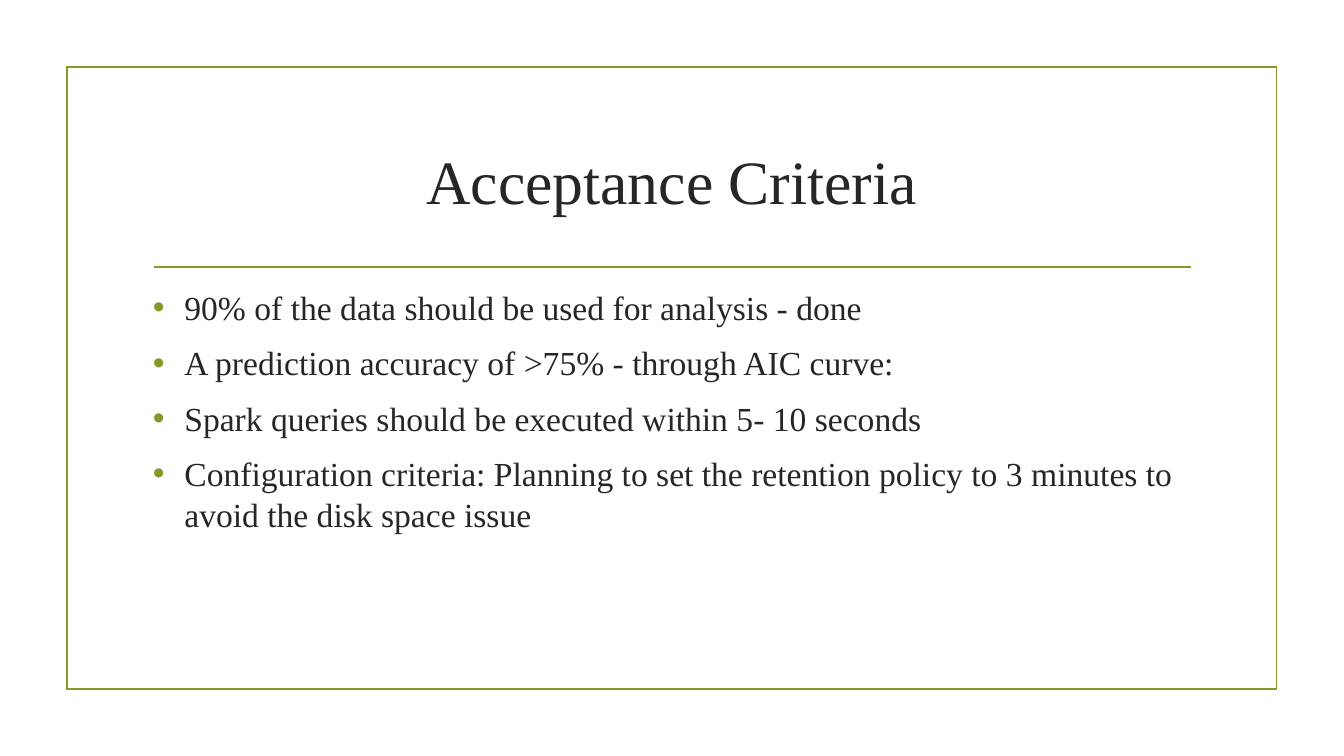
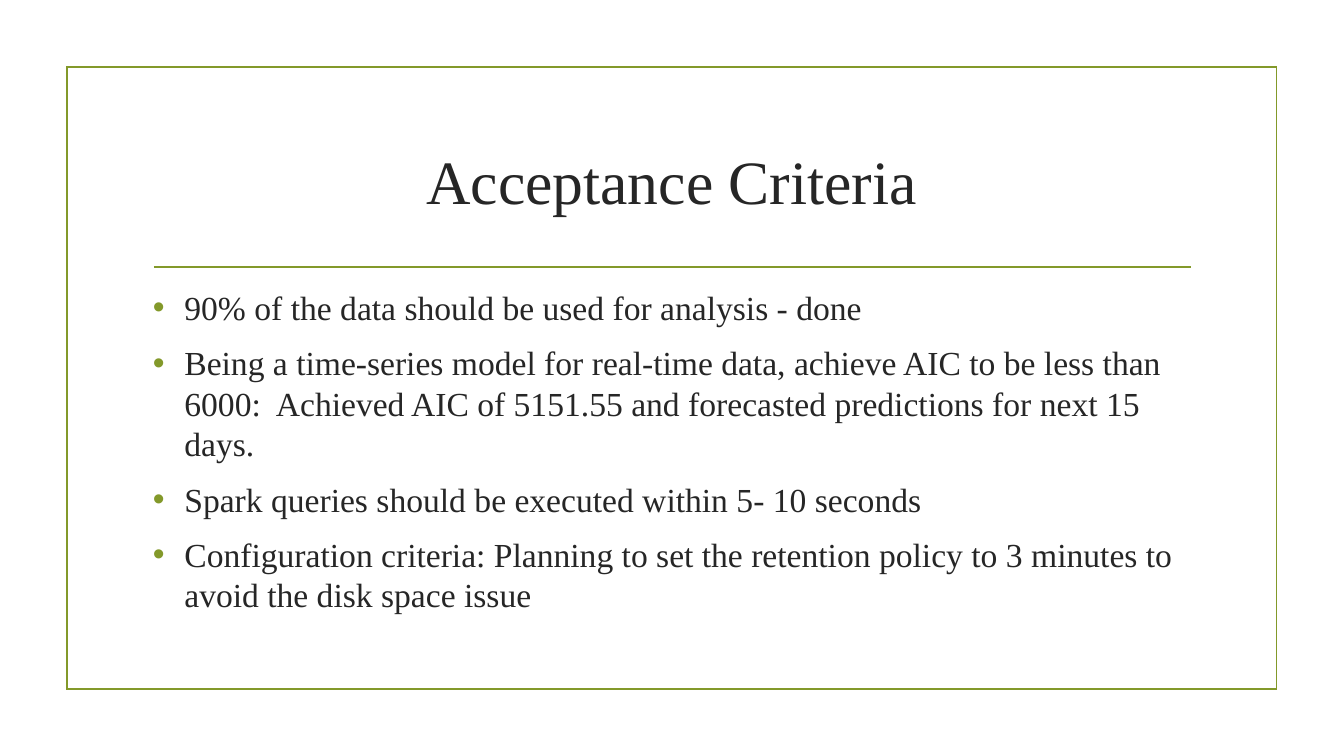
Before and after one commit to kapooraman22/CSYE7200Spring2020Project, a slide deck: slide 16 of Persisting and Predicting Cryptocurrency Data_Final.pptx. Drawn at 1344x756 pixels with LibreOffice and Linux fonts; fonts in the diff are those of the drawing; background and template pictures are left out. Boxes give left, top, right and bottom in pixels: in the first picture for what was removed or moved away, otherwise in the second. Text is boxed around its words. In the diff, an @@ line names an element or a change of style, - is before the commit and + after.

Commit message:
As suggested, added explanation for acceptance criteria

```diff
--- a/Persisting and Predicting Cryptocurrency Data_Final.pptx
+++ b/Persisting and Predicting Cryptocurrency Data_Final.pptx
@@ text at (x1=184, y1=351, x2=1161, y2=463): text changed @@
-• A prediction accuracy of >75% - through AIC curve:
+• Being a time-series model for real-time data, achieve AIC to be less than 6000: Achieved AIC of 5151.55 and forecasted predictions for next 15 days.
```
